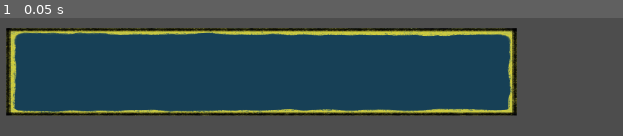
Above: before the commit, frame 1.
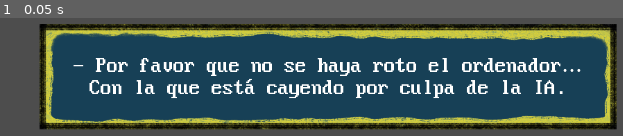
Above: after the commit, the same moment.

Repository: ManuelOteroFernandez/corujam2
Game: Godot game, scene res://ux/message_manager.tscn
Same seed, same stepped clock (60 frames per second), same inputs: the game is played once before the commit and once after it. This scene is started directly instead of the project's main scene.
Inputs:
- Up to frame 1 (0.05 s): no input

The runs differ from the first frame. In frame 1, 46% of the frame differs, in the area x 0-100%, y 5-95%.

Commit message:
CuadroDeDialogo
Cuadro de dialogo completo y con formato listo para implementar.

Diff:
--- a/ux/message_manager.tscn
+++ b/ux/message_manager.tscn
@@ -1,6 +1,7 @@
 [gd_scene format=3 uid="uid://ukefjid0axkw"]
 
 [ext_resource type="Texture2D" uid="uid://w4ykkbt58gra" path="res://Assets/UI/Cuadro de diálogo.png" id="1_w6iqp"]
+[ext_resource type="FontFile" uid="uid://p7x1ooaaecr7" path="res://ux/Web437_Trident_8x16.woff" id="2_olj0w"]
 
 [node name="MessageManager" type="CanvasLayer" unique_id=132074892]
 
@@ -15,19 +16,33 @@
 [node name="NinePatchRect" type="NinePatchRect" parent="Control" unique_id=1675563939]
 layout_mode = 1
 anchors_preset = -1
-anchor_left = 0.18055555
-anchor_top = 0.7376543
-anchor_right = 0.8194444
-anchor_bottom = 0.93209875
+anchor_left = 0.22222222
+anchor_top = 0.72839504
+anchor_right = 0.9444444
+anchor_bottom = 0.962963
 grow_horizontal = 2
 grow_vertical = 2
 texture = ExtResource("1_w6iqp")
+region_rect = Rect2(0, 0, 1028, 256)
+patch_margin_left = 32
+patch_margin_top = 32
+patch_margin_right = 36
+patch_margin_bottom = 32
 metadata/_edit_use_anchors_ = true
 
 [node name="RichTextLabel" type="RichTextLabel" parent="Control/NinePatchRect" unique_id=753776590]
 layout_mode = 1
-anchors_preset = 15
-anchor_right = 1.0
-anchor_bottom = 1.0
+anchors_preset = -1
+anchor_left = 0.028846154
+anchor_top = 0.15789473
+anchor_right = 0.97115386
+anchor_bottom = 0.84210527
 grow_horizontal = 2
 grow_vertical = 2
+theme_override_constants/shadow_offset_x = 5
+theme_override_fonts/normal_font = ExtResource("2_olj0w")
+theme_override_font_sizes/normal_font_size = 32
+text = "- Por favor que no se haya roto el ordenador… Con la que está cayendo por culpa de la IA."
+horizontal_alignment = 1
+vertical_alignment = 1
+metadata/_edit_use_anchors_ = true
